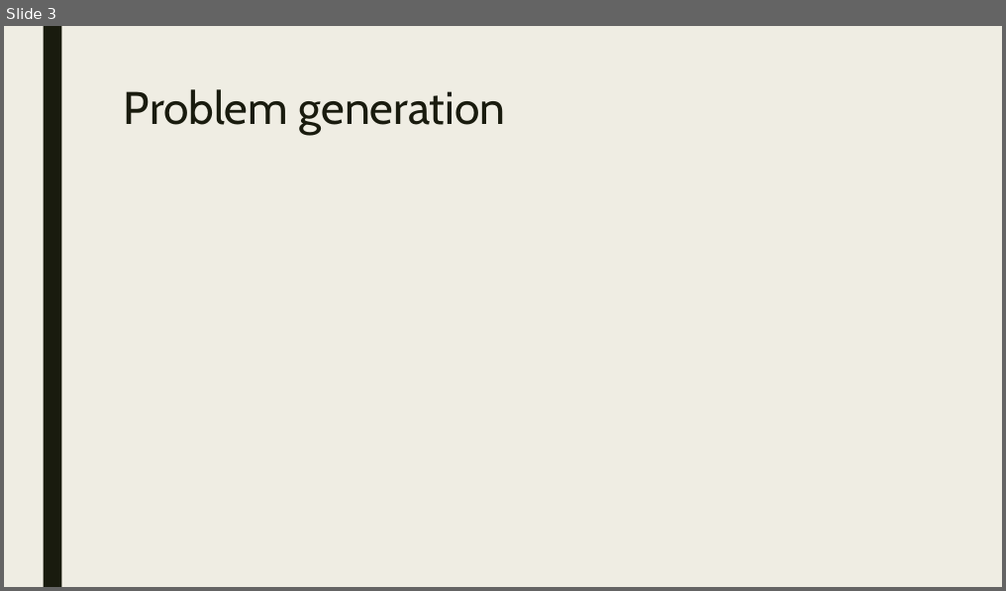
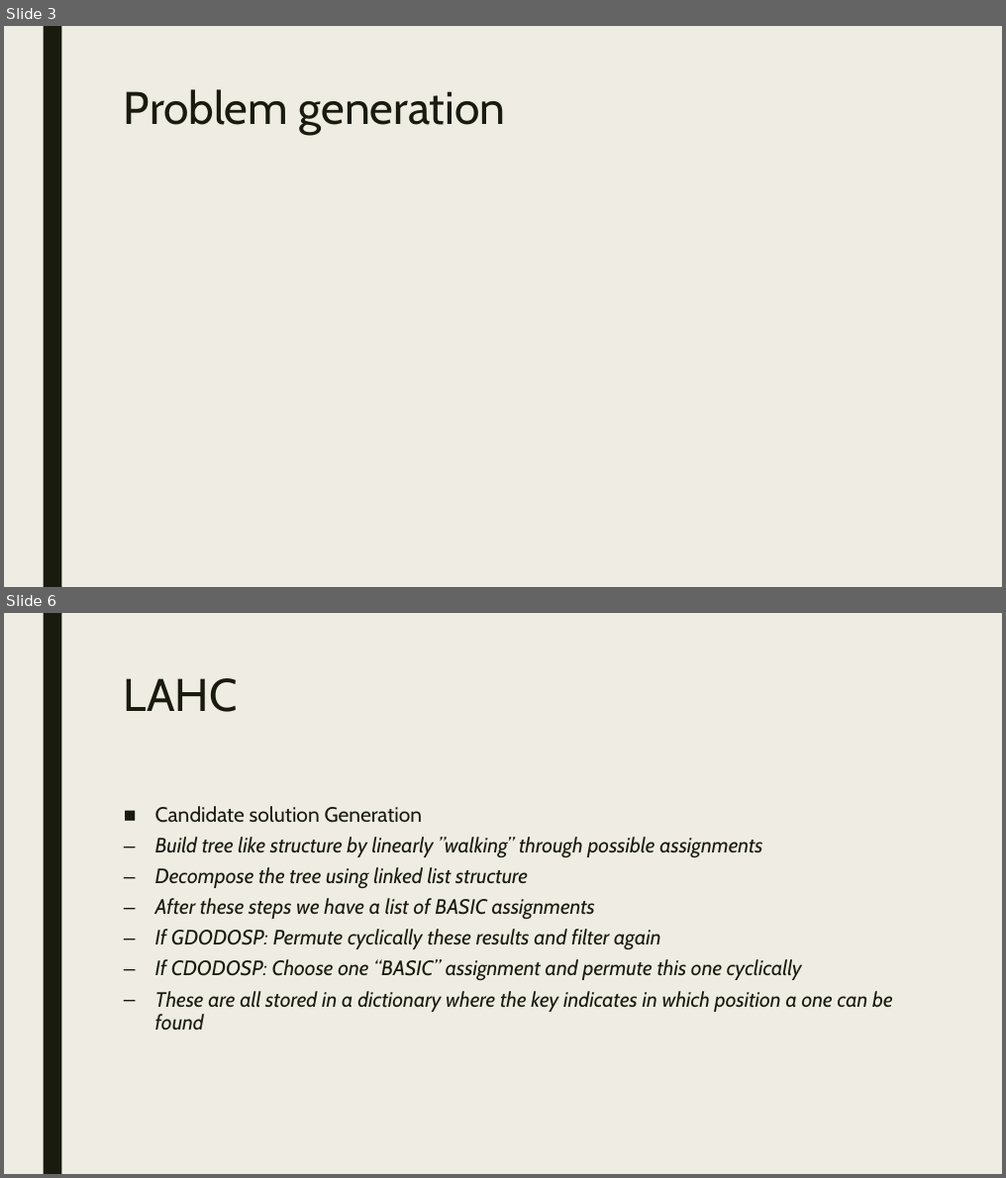
Before and after one commit to BavoGoosens/Capita3, a slide deck: presentation.pptx. Shown one above the other, each under a label of ours: slide 3 before the commit, slides 3 and 6 after it; the slides between them are not shown. The pictures are 1006x591 and 1006x1178 pixels, drawn with LibreOffice and Linux fonts; fonts in the diff are those of the drawing. Boxes give left, top, right and bottom in pixels: in the first picture for what was removed or moved away, otherwise in the second. Text is boxed around its words. In the diff, an @@ line names an element or a change of style, - is before the commit and + after.

```diff
--- a/presentation.pptx
+++ b/presentation.pptx
@@ slide 6 added at bbox=[4, 613, 1002, 1174], background #EFEDE3; not listed: 1 template element that a slide beside it also shows @@
@@ title added at bbox=[124, 678, 238, 712], 44 pt, text #191B0E @@
+LAHC
@@ text added at bbox=[155, 806, 893, 1030], 20 pt, text #191B0E, italic @@
+■ Candidate solution Generation
+  – Build tree like structure by linearly ”walking” through possible assignments
+  – Decompose the tree using linked list structure
+  – After these steps we have a list of BASIC assignments
+  – If GDODOSP: Permute cyclically these results and filter again
+  – If CDODOSP: Choose one “BASIC” assignment and permute this one cyclically
+  – These are all stored in a dictionary where the key indicates in which position a one can be found
```
Also in this commit, not shown: 1 slide changed, 2 other slides added.
